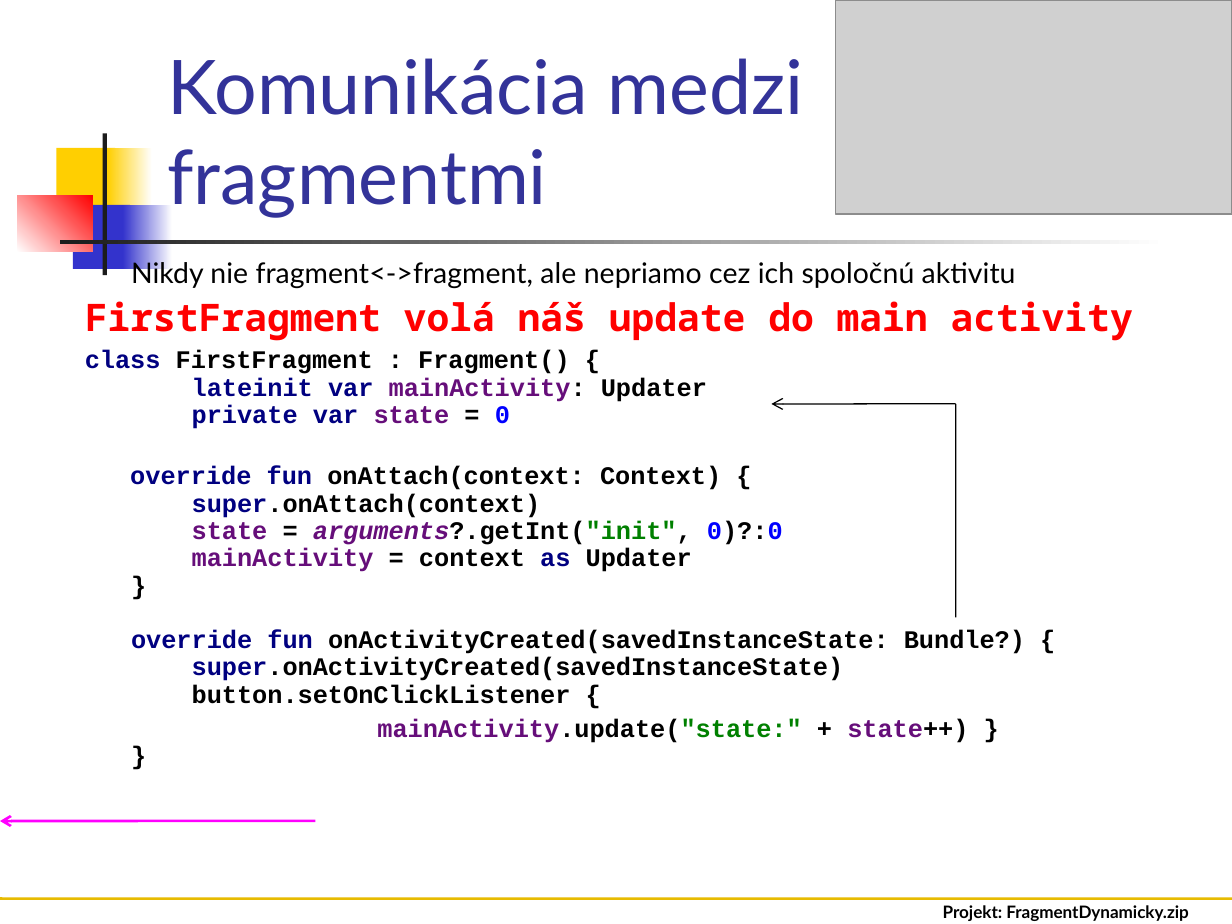
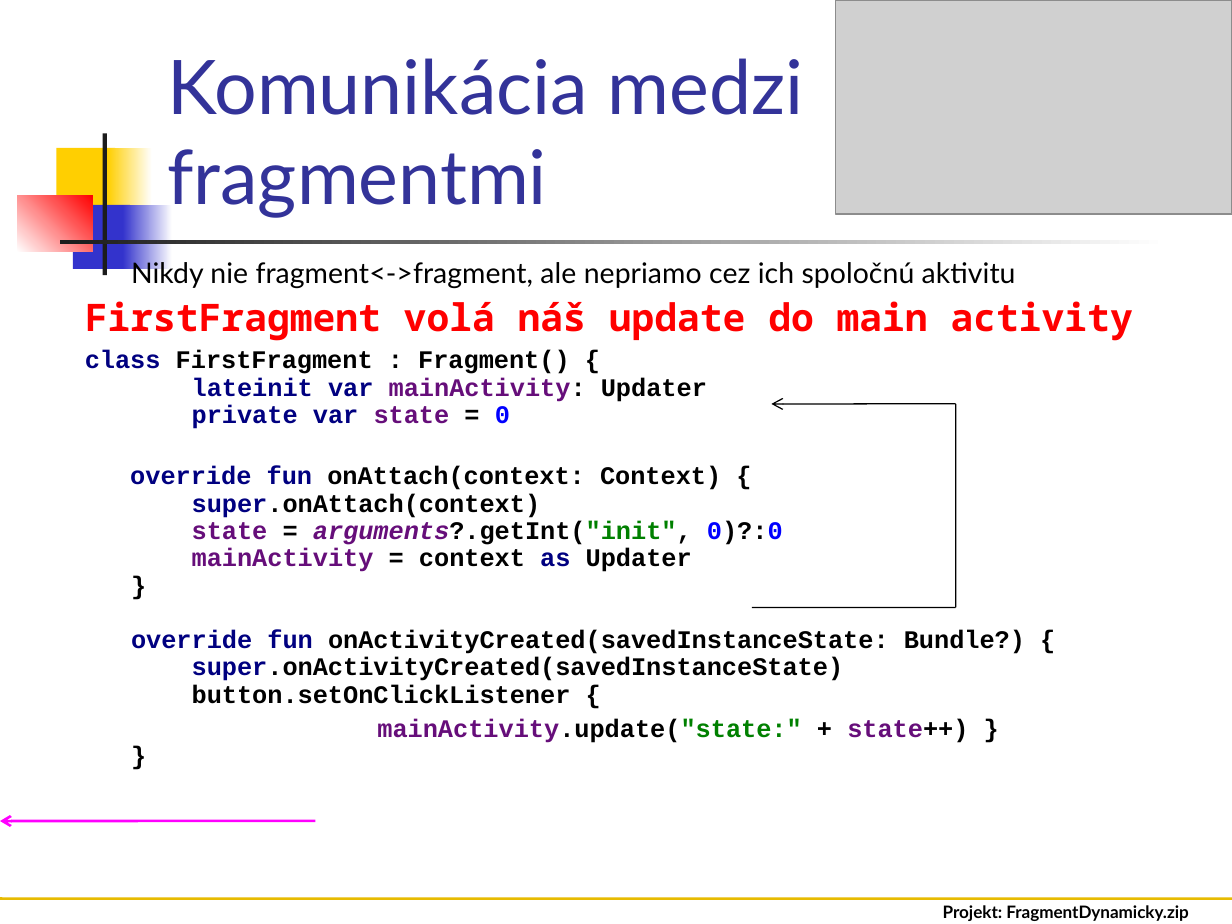
Before and after one commit to vmandro/Prednasky, a slide deck: slide 22 of 07/07_Android.ppt (slide 17 before the commit). Drawn at 1232x924 pixels with LibreOffice and Linux fonts; fonts in the diff are those of the drawing; grey boxes stand for pictures. Boxes give left, top, right and bottom in pixels: in the first picture for what was removed or moved away, otherwise in the second. Text is boxed around its words. In the diff, an @@ line names an element or a change of style, - is before the commit and + after.

```diff
--- a/07/07_Android.ppt
+++ b/07/07_Android.ppt
@@ line moved from (956, 617) - (956, 404) to (956, 607) - (956, 404) @@
@@ line added from (956, 607) to (752, 607), #000000 0.74 pt @@
```
Also in this commit, not shown: 23 other slides changed, 9 slides added, 2 slides removed, 1 other file.
